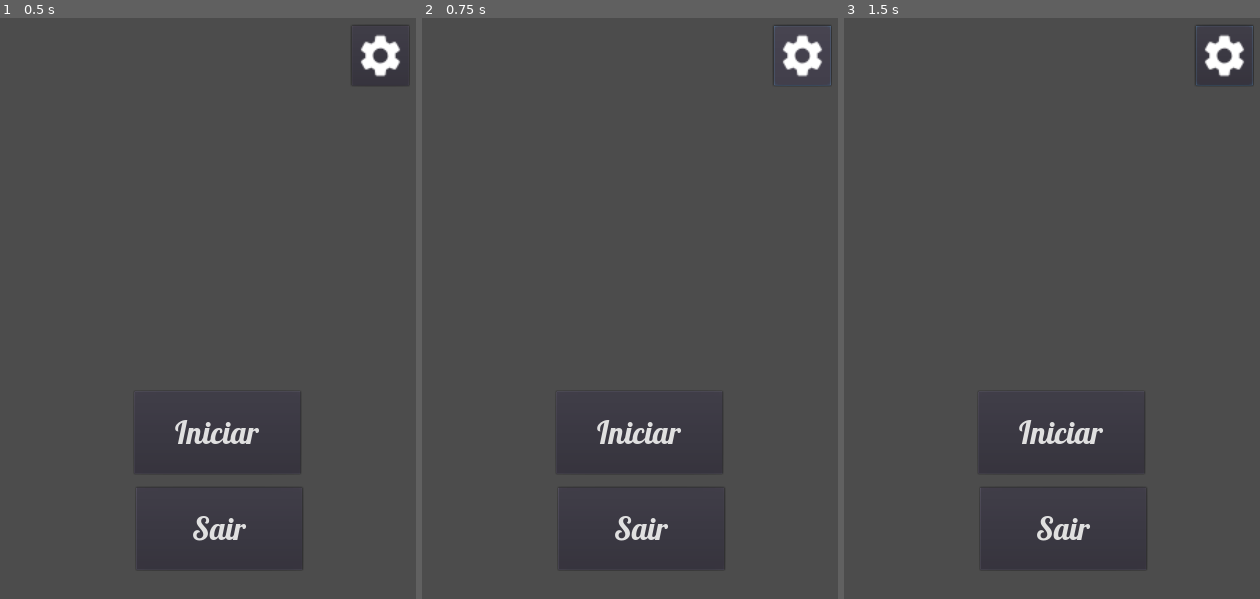
Above: before the commit, frames 1-3 (left to right).
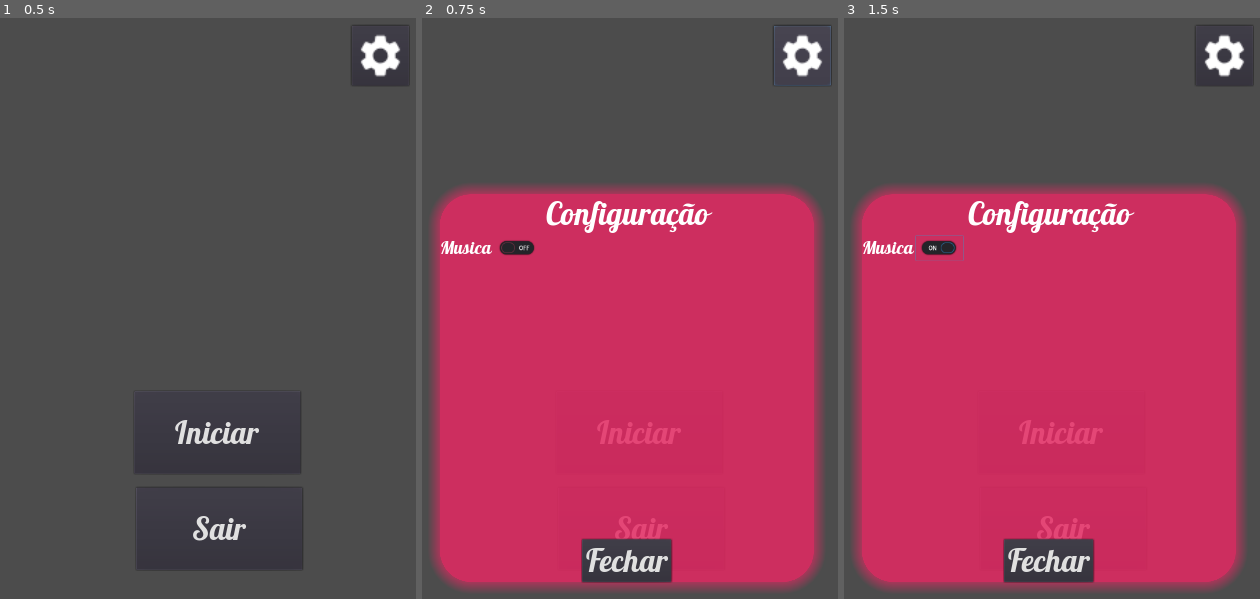
Above: after the commit, the same moments.

Repository: gessikaguimaraes/jogoLabirinto
Game: Godot game, scene res://Scenes/Main.tscn
The game is run twice, just before and just after one commit, with the same random seed, the same clock (stepped at 60 frames per second) and the same inputs. Sound files missing from this copy of the repository are replaced by a short silence.
Inputs (mouse positions are in pixels of both pictures, inside the frame that each line leads up to):
- Up to frame 1 (0.5 s): no input
- Up to frame 2 (0.75 s): click (800, 52) at 0.5 s
- Up to frame 3 (1.5 s): click (939, 250) at 1.27 s

Frame 1 is identical in both runs. In frame 2, 64% of the frame differs, in the area x 2-97%, y 28-99%; in frame 3, 64%, in the area x 2-99%, y 1-99%.

Commit message:
Commit Inicial

Diff:
--- a/Scenes/Configuracao.tscn
+++ b/Scenes/Configuracao.tscn
@@ -16,13 +16,16 @@
 size = 50
 font_data = ExtResource( 1 )
 
+[sub_resource type="DynamicFont" id=4]
+size = 30
+font_data = ExtResource( 1 )
+
 [sub_resource type="DynamicFont" id=3]
 size = 50
 font_data = ExtResource( 1 )
 
 [node name="PopupConfiguracao" type="PopupPanel"]
 pause_mode = 2
-visible = true
 margin_left = 56.0
 margin_top = 295.0
 margin_right = 654.0
@@ -52,19 +55,28 @@
 "_edit_use_anchors_": false
 }
 
-[node name="CenterContainer" type="CenterContainer" parent="GridContainer"]
+[node name="Container" type="Container" parent="GridContainer"]
 margin_top = 67.0
 margin_right = 598.0
 margin_bottom = 547.0
 size_flags_horizontal = 3
 size_flags_vertical = 3
 
-[node name="Label" type="Label" parent="GridContainer/CenterContainer"]
-margin_left = 240.0
-margin_top = 233.0
-margin_right = 358.0
-margin_bottom = 247.0
-text = "Volume da musica"
+[node name="HBoxContainer" type="HBoxContainer" parent="GridContainer/Container"]
+margin_right = 40.0
+margin_bottom = 40.0
+
+[node name="Label" type="Label" parent="GridContainer/Container/HBoxContainer"]
+margin_top = 12.0
+margin_right = 86.0
+margin_bottom = 50.0
+custom_fonts/font = SubResource( 4 )
+text = "Musica"
+
+[node name="MusicButton" type="CheckButton" parent="GridContainer/Container/HBoxContainer"]
+margin_left = 90.0
+margin_right = 166.0
+margin_bottom = 63.0
 
 [node name="Button" type="Button" parent="GridContainer"]
 margin_left = 227.0
@@ -78,4 +90,5 @@
 __meta__ = {
 "_edit_use_anchors_": false
 }
+[connection signal="toggled" from="GridContainer/Container/HBoxContainer/MusicButton" to="." method="_on_MusicButton_toggled"]
 [connection signal="pressed" from="GridContainer/Button" to="." method="_on_Button_pressed"]
--- a/Scenes/Main.tscn
+++ b/Scenes/Main.tscn
@@ -1,8 +1,9 @@
-[gd_scene load_steps=5 format=2]
+[gd_scene load_steps=6 format=2]
 
 [ext_resource path="res://Fonts/Lobster-Regular.ttf" type="DynamicFontData" id=1]
 [ext_resource path="res://assets/icones/baseline_settings_white_18dp.png" type="Texture" id=2]
 [ext_resource path="res://Spript/Main.gd" type="Script" id=3]
+[ext_resource path="res://Scenes/Configuracao.tscn" type="PackedScene" id=4]
 
 [sub_resource type="DynamicFont" id=1]
 size = 50
@@ -43,5 +44,8 @@
 __meta__ = {
 "_edit_use_anchors_": false
 }
+
+[node name="PopupConfiguracao" parent="." instance=ExtResource( 4 )]
 [connection signal="pressed" from="Iniciar" to="." method="_on_Iniciar_pressed"]
 [connection signal="pressed" from="Sair" to="." method="_on_Sair_pressed"]
+[connection signal="pressed" from="Configuracao" to="." method="_on_Configuracao_pressed"]
--- a/Scenes/Niveis.tscn
+++ b/Scenes/Niveis.tscn
@@ -1,9 +1,10 @@
-[gd_scene load_steps=10 format=2]
+[gd_scene load_steps=11 format=2]
 
 [ext_resource path="res://Fonts/Lobster-Regular.ttf" type="DynamicFontData" id=1]
 [ext_resource path="res://Fonts/PTSerif-Regular.ttf" type="DynamicFontData" id=2]
 [ext_resource path="res://assets/images/pedra.png" type="Texture" id=3]
 [ext_resource path="res://Spript/Niveis.gd" type="Script" id=4]
+[ext_resource path="res://Scenes/Topo/TopoNivel.tscn" type="PackedScene" id=5]
 
 [sub_resource type="StyleBoxFlat" id=1]
 bg_color = Color( 0.901961, 0.160784, 0.388235, 0.6 )
@@ -35,6 +36,8 @@
 [node name="ParallaxBackground" type="ParallaxBackground" parent="."]
 
 [node name="ParallaxLayer" type="ParallaxLayer" parent="ParallaxBackground"]
+
+[node name="Topo" parent="." instance=ExtResource( 5 )]
 
 [node name="Panel" type="Panel" parent="."]
 margin_left = 35.8515
--- a/Scenes/Popup.tscn
+++ b/Scenes/Popup.tscn
@@ -21,7 +21,6 @@
 
 [node name="Popup" type="Popup"]
 pause_mode = 2
-visible = true
 margin_left = 56.0
 margin_top = 295.0
 margin_right = 654.0
--- /dev/null
+++ b/Scenes/Topo/TopoNivel.tscn
@@ -0,0 +1,122 @@
+[gd_scene load_steps=12 format=2]
+
+[ext_resource path="res://Fonts/PTSerif-Regular.ttf" type="DynamicFontData" id=1]
+[ext_resource path="res://assets/icones/baseline_reply_white_18dp.png" type="Texture" id=2]
+[ext_resource path="res://assets/icones/baseline_settings_white_18dp.png" type="Texture" id=3]
+[ext_resource path="res://Spript/Topo.gd" type="Script" id=4]
+[ext_resource path="res://Scenes/Configuracao.tscn" type="PackedScene" id=5]
+
+[sub_resource type="StyleBoxFlat" id=1]
+bg_color = Color( 1, 0.976471, 0.976471, 0.6 )
+corner_radius_bottom_right = 50
+corner_radius_bottom_left = 50
+shadow_color = Color( 0.984314, 0.976471, 0.976471, 0.6 )
+
+[sub_resource type="StyleBoxFlat" id=2]
+bg_color = Color( 0.901961, 0.160784, 0.388235, 0.6 )
+corner_radius_bottom_right = 50
+corner_radius_bottom_left = 50
+shadow_color = Color( 0.901961, 0.160784, 0.388235, 0.6 )
+shadow_size = 5
+shadow_offset = Vector2( 1, 1 )
+
+[sub_resource type="DynamicFont" id=3]
+size = 60
+font_data = ExtResource( 1 )
+
+[sub_resource type="StyleBoxFlat" id=4]
+bg_color = Color( 0.901961, 0.160784, 0.388235, 0.6 )
+corner_radius_top_left = 40
+corner_radius_top_right = 40
+corner_radius_bottom_right = 40
+corner_radius_bottom_left = 40
+
+[sub_resource type="StyleBoxFlat" id=5]
+bg_color = Color( 0.901961, 0.160784, 0.388235, 0.6 )
+corner_radius_top_left = 40
+corner_radius_top_right = 40
+corner_radius_bottom_right = 40
+corner_radius_bottom_left = 40
+
+[sub_resource type="StyleBoxFlat" id=6]
+bg_color = Color( 0.901961, 0.160784, 0.388235, 0.6 )
+corner_radius_top_left = 40
+corner_radius_top_right = 40
+corner_radius_bottom_right = 40
+corner_radius_bottom_left = 40
+shadow_color = Color( 0.901961, 0.160784, 0.388235, 0.6 )
+shadow_size = 10
+
+[node name="Topo" type="Panel" groups=[
+"TelaNivel",
+]]
+pause_mode = 2
+margin_left = 1.0
+margin_right = 721.0
+margin_bottom = 99.0
+custom_styles/panel = SubResource( 1 )
+script = ExtResource( 4 )
+__meta__ = {
+"_edit_use_anchors_": false
+}
+
+[node name="Panel" type="Panel" parent="."]
+margin_left = 276.0
+margin_top = 1.0
+margin_right = 463.0
+margin_bottom = 104.0
+custom_styles/panel = SubResource( 2 )
+__meta__ = {
+"_edit_use_anchors_": false
+}
+
+[node name="nivel" type="Label" parent="Panel"]
+margin_left = 9.0
+margin_top = 6.0
+margin_right = 175.0
+margin_bottom = 87.0
+custom_fonts/font = SubResource( 3 )
+custom_colors/font_color_shadow = Color( 0.988235, 0.588235, 0.709804, 1 )
+custom_constants/shadow_offset_x = 3
+custom_constants/shadow_offset_y = 3
+text = "Níveis"
+align = 1
+__meta__ = {
+"_edit_use_anchors_": false
+}
+
+[node name="Configuracao" type="Button" parent="."]
+margin_left = 588.703
+margin_top = 7.13225
+margin_right = 670.703
+margin_bottom = 86.1322
+rect_pivot_offset = Vector2( 23.4886, 32.7223 )
+custom_styles/hover = SubResource( 4 )
+custom_styles/pressed = SubResource( 5 )
+custom_styles/normal = SubResource( 6 )
+action_mode = 0
+icon = ExtResource( 3 )
+expand_icon = true
+__meta__ = {
+"_edit_use_anchors_": false
+}
+
+[node name="voltar" type="Button" parent="."]
+margin_left = 42.7532
+margin_top = 7.79967
+margin_right = 124.753
+margin_bottom = 86.7997
+rect_pivot_offset = Vector2( 23.4886, 32.7223 )
+custom_styles/hover = SubResource( 4 )
+custom_styles/pressed = SubResource( 5 )
+custom_styles/normal = SubResource( 6 )
+action_mode = 0
+icon = ExtResource( 2 )
+expand_icon = true
+__meta__ = {
+"_edit_use_anchors_": false
+}
+
+[node name="PopupConfiguracao" parent="." instance=ExtResource( 5 )]
+[connection signal="pressed" from="Configuracao" to="." method="_on_Configuracao_pressed"]
+[connection signal="pressed" from="voltar" to="." method="_on_voltar_pressed"]
--- a/Spript/Configuracao.gd
+++ b/Spript/Configuracao.gd
@@ -1,5 +1,19 @@
 extends PopupPanel
+
+func _ready():
+	if global.music == true:
+		$GridContainer/Container/HBoxContainer/MusicButton.toggle_mode = true
+	else:
+		$GridContainer/Container/HBoxContainer/MusicButton.toggle_mode = false
 
 func _on_Button_pressed():
 	get_tree().paused = false
 	$".".hide()
+
+func _on_MusicButton_toggled(button_pressed):
+	if button_pressed == true:
+		MusicController.play_music()
+	else:
+		MusicController.stop_music()
+	print(button_pressed)
+	Game.saveData({"music": button_pressed})
--- a/Spript/Main.gd
+++ b/Spript/Main.gd
@@ -1,7 +1,17 @@
 extends Node2D
+
+#func _ready():
+#	if global.music == true:
+#		MusicController.play_music()
+#	else:
+#		MusicController.stop_music()
 
 func _on_Iniciar_pressed():
 	get_tree().change_scene("res://Scenes/Niveis.tscn")
 
 func _on_Sair_pressed():
 	get_tree().quit()
+
+func _on_Configuracao_pressed():
+	get_tree().paused = true
+	$PopupConfiguracao.show()
--- a/Spript/Topo.gd
+++ b/Spript/Topo.gd
@@ -2,9 +2,11 @@
 
 func _on_voltar_pressed():
 	get_tree().paused = false
-	get_tree().change_scene("res://Scenes/Niveis.tscn")
+	if  is_in_group("TelaNivel"):
+		get_tree().change_scene("res://Scenes/Main.tscn")
+	else:
+		get_tree().change_scene("res://Scenes/Niveis.tscn")
 
 func _on_Configuracao_pressed():
 	get_tree().paused = true
 	$PopupConfiguracao.show()
-	print(111)
--- a/Spript/game.gd
+++ b/Spript/game.gd
@@ -5,7 +5,7 @@
 
 # variável base do nosso jogo
 var base_data: Dictionary = {
-	"level": 1,
+	"level": 1
 }
 
 # variável local, o jogo ficará trabalhando com ela e não com o arquivo
--- /dev/null
+++ b/autoloads/MusicController.gd
@@ -0,0 +1,13 @@
+extends Node
+
+func _ready():
+	pass # Replace with function body.
+
+func play_music():
+	$Music.play()
+
+func stop_music():
+	$Music.stop()
+
+func _on_Music_finished():
+	$Music.play()
--- /dev/null
+++ b/autoloads/MusicController.tscn
@@ -0,0 +1,12 @@
+[gd_scene load_steps=3 format=2]
+
+[ext_resource path="res://autoloads/MusicController.gd" type="Script" id=1]
+[ext_resource path="res://assets/musicas/Musica_jogo.wav" type="AudioStream" id=2]
+
+[node name="MusicController" type="Node"]
+script = ExtResource( 1 )
+
+[node name="Music" type="AudioStreamPlayer" parent="."]
+pause_mode = 2
+stream = ExtResource( 2 )
+[connection signal="finished" from="Music" to="." method="_on_Music_finished"]
--- a/global.gd
+++ b/global.gd
@@ -4,3 +4,4 @@
 var unlockedLevels = 1
 
 var level = 1
+var music = true
--- a/project.godot
+++ b/project.godot
@@ -28,6 +28,7 @@
 
 Game="*res://Spript/game.gd"
 global="*res://global.gd"
+MusicController="*res://autoloads/MusicController.tscn"
 
 [display]
 
Not shown: 1 places in Scenes/Configuracao.tscn that only renumber resources
Not shown, added: assets/musicas/Musica_jogo.wav.import
Not shown, added: assets/musicas/Production Element Title Transition Crystal Glow 01.wav.import
Not shown, added: assets/musicas/Musica_jogo.wav
Not shown, added: assets/musicas/Production Element Title Transition Crystal Glow 01.wav
